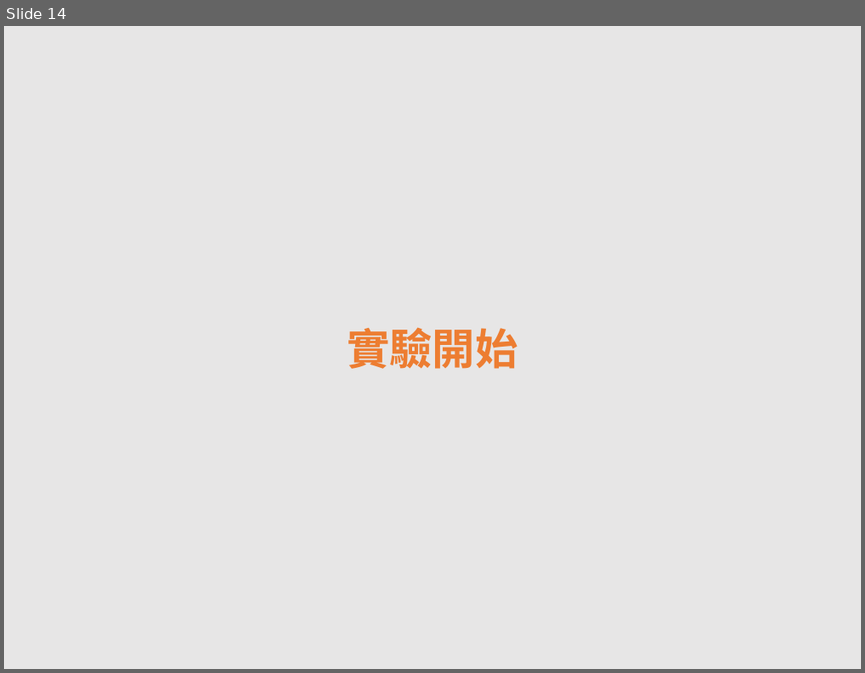
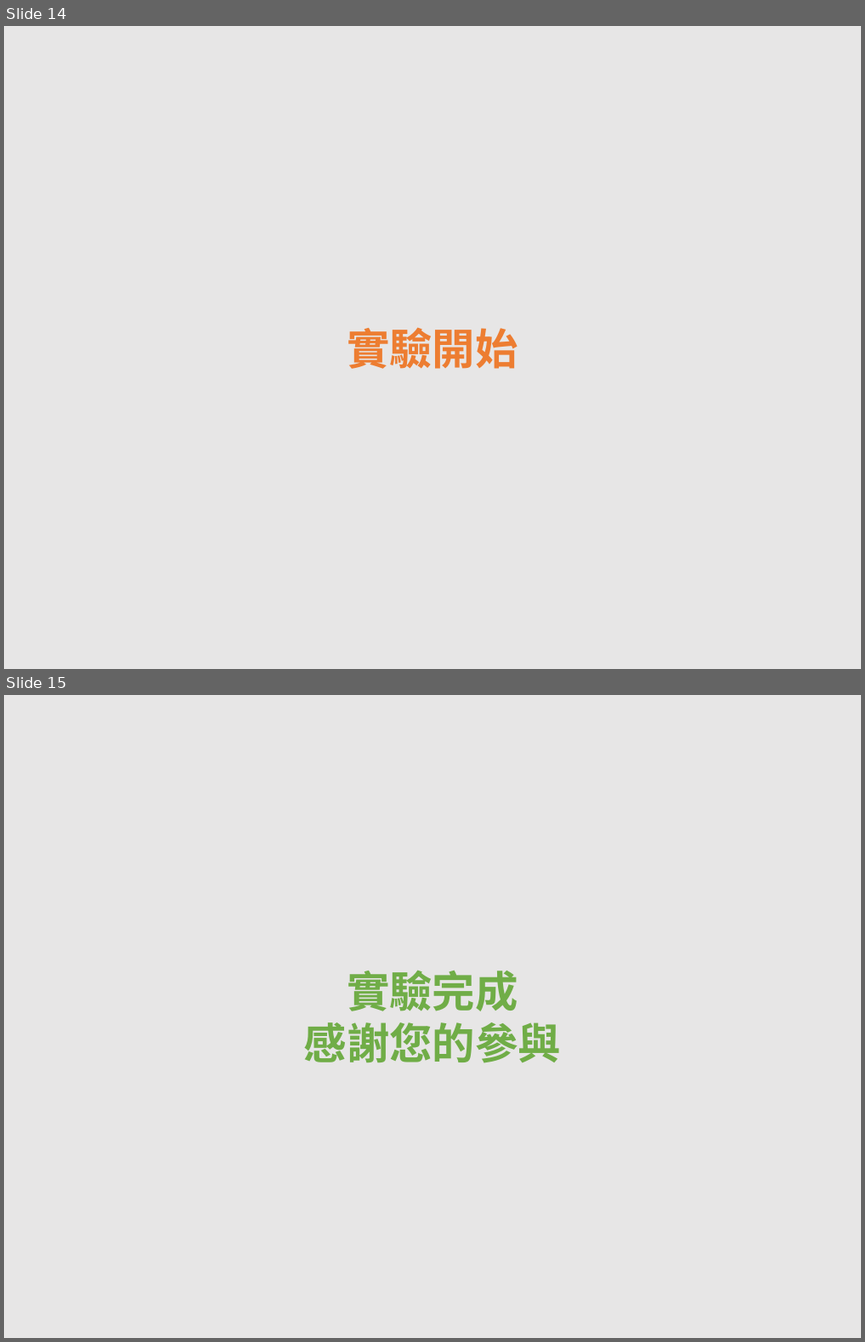
Before and after one commit to EJ-Chang/OSD-Study, a slide deck: WheelOSDtest/StimulusPNG.pptx. Shown one above the other, each under a label of ours: slide 14 before the commit, slides 14 and 15 after it. The pictures are 865x673 and 865x1342 pixels, drawn with LibreOffice and Linux fonts; fonts in the diff are those of the drawing. Boxes give left, top, right and bottom in pixels: in the first picture for what was removed or moved away, otherwise in the second. Text is boxed around its words. In the diff, an @@ line names an element or a change of style, - is before the commit and + after.

```diff
--- a/WheelOSDtest/StimulusPNG.pptx
+++ b/WheelOSDtest/StimulusPNG.pptx
@@ slide 15 added at (4,695,861,1338), background #E7E6E6 @@
@@ text added at (304,970,561,1063), 36 pt, text #70AD47, bold @@
+實驗完成
+感謝您的參與
```
Also in this commit, not shown: 2 other files.
